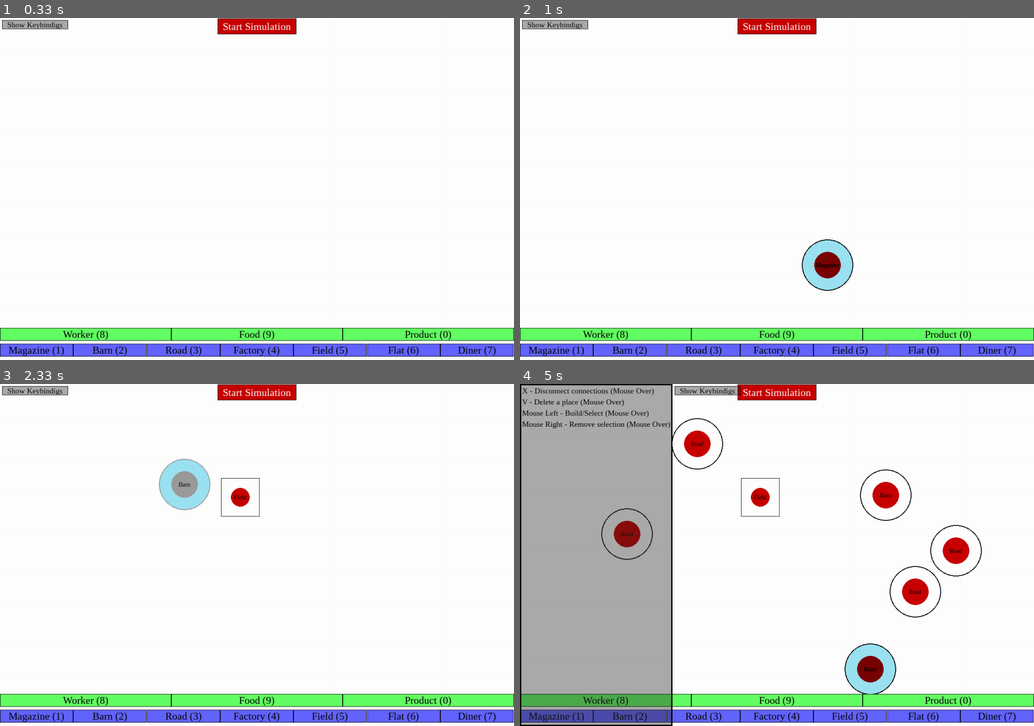
Above: before the commit, frames 1-4 (two rows, left to right).
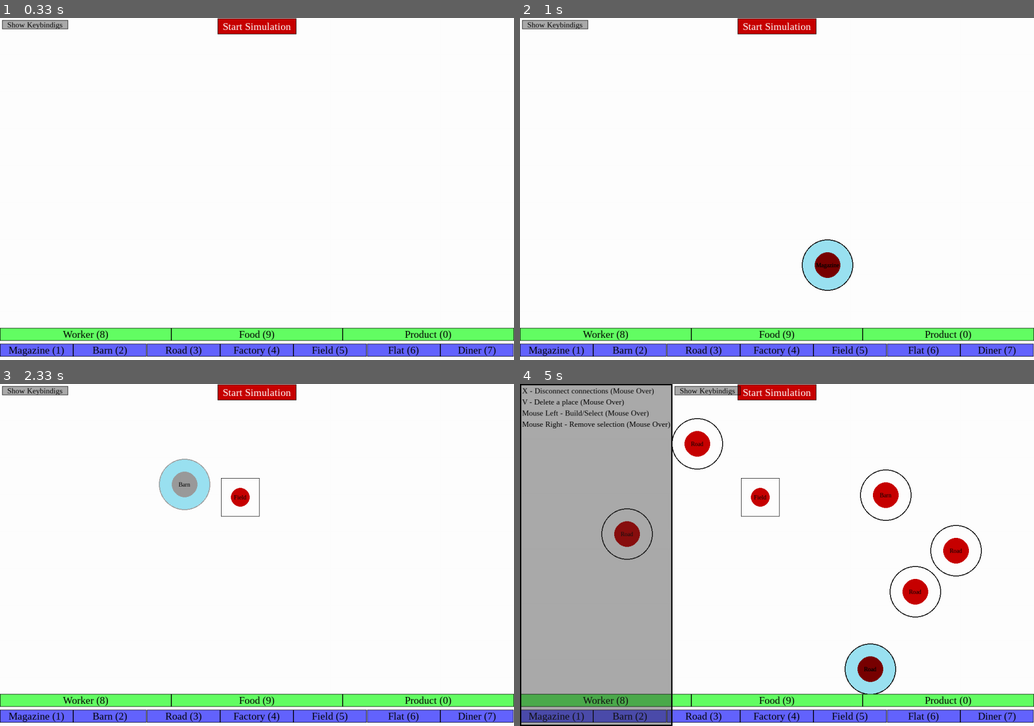
Above: after the commit, the same moments.

Repository: AvanaPY/SimSims
Game: pygame game, started from __main__.py
The game is run twice, just before and just after one commit, with the same random seed, the same clock (stepped at 60 frames per second) and the same inputs.
Inputs (mouse positions are in pixels of both pictures, inside the frame that each line leads up to):
- Up to frame 1 (0.33 s): no input
- Up to frame 2 (1 s): tap 1 at 0.33 s; click (828, 264) at 0.72 s
- Up to frame 3 (2.33 s): tap V at 1, 2.15 s; tap 5 at 1.33 s; click (241, 496) at 1.72 s; tap 2 at 2.07 s; click (185, 483) at 2.08 s
- Up to frame 4 (5 s): tap 2 at 2.37, 2.9 s; right-click (607, 589) at 2.55 s; click (884, 493) at 2.92 s; tap 3 at 2.98 s; click "Road" at 3.22 s; click (627, 534) at 3.55 s; click (915, 592) at 3.88 s; click (694, 445) at 4.22 s; click (956, 551) at 4.55 s; click (869, 667) at 4.88 s

Frame 1 is identical in both runs. In frame 2, less than 0.1% of the frame differs, in the area x 57-63%, y 68-77%; in frame 3, less than 0.1%; in frame 4, 0.3%, in the area x 18-88%, y 13-88%.

Commit message:
Moved fixed packages, commented all the code.

Diff:
--- a/__main__.py
+++ b/__main__.py
@@ -2,7 +2,7 @@
 os.environ['PYGAME_HIDE_SUPPORT_PROMPT'] = 'hide'
 
 
-from sim_assets import SimsSims
+from simsims import SimsSims
 
 
 DIMS = (1200, 800)
--- a/sim_assets/__init__.py
+++ b/sim_assets/__init__.py
@@ -1,11 +1,6 @@
-from .ui import UI
 from .map import Map
-
 from .places import Barn, Diner, Factory, Field, Flat, Magazine, Road, Container, Node, Place
 from .resource import Worker, Food, Product
 
-from .simsims import SimsSims
-
 from .ext import ncr, bernstein_poly, colour_linear_interpolation
-
 from .keybindings import bindings
--- a/sim_assets/keybindings.py
+++ b/sim_assets/keybindings.py
@@ -1,7 +1,9 @@
 import pygame
 
-
 class Keybindings:
+    """
+        Keybinding data for SimSims.
+    """
     def __init__(self):
         self.INTERACT = pygame.BUTTON_LEFT
         self.DESELECT = pygame.BUTTON_RIGHT
@@ -20,6 +22,9 @@
         self.SELECT_TYPE_PRODUCT  = pygame.K_0
 
     def name_of_key(self, key):
+        """
+            Returns a pygame key name for a key id
+        """
         m = {
             pygame.BUTTON_LEFT: 'Mouse Left',
             pygame.BUTTON_RIGHT: 'Mouse Right'
--- a/sim_assets/map.py
+++ b/sim_assets/map.py
@@ -29,6 +29,9 @@
         self._selected_place = None
 
     def select_building_at(self, x, y):
+        """
+            Selects a building that contains the point (x, y)
+        """
         place_at = self.get_place_at(x, y)
         if place_at:
             self._selected_place = place_at
@@ -52,18 +55,27 @@
         return place
 
     def disconnect_from_selection(self, x, y):
+        """
+            Disconnects the currently selected place from whichever place contains the point (x, y)
+        """
         if self._selected_place:
             place = self.get_place_at(x, y)
             if place:
                 self._selected_place.disconnect_place(place)
 
     def delete_place_at(self, x, y):
+        """
+            Fully deletes the place that contains the point (x, y), disconnects any connections to that place
+        """
         place = self.get_place_at(x, y)
         if place:
             place.disconnect_all_connections()
             self._places.remove(place)
 
     def can_build(self):
+        """
+            Returns a boolean if any buildable type or place is selected.
+        """
         return self._selected_build_type or self._selected_place or self._selected_resource_type
 
     def build(self, x, y):
@@ -139,4 +151,3 @@
             walked += math.dist(b_points[i], b_points[i + 1])
             col = colour_linear_interpolation(start_col, end_col, walked / length)
             pygame.draw.line(surface, col, b_points[i], b_points[i + 1], 3)
-#        pygame.draw.lines(surface, colour_linear_interpolation(), False, b_points, 3)
--- a/sim_assets/places.py
+++ b/sim_assets/places.py
@@ -23,14 +23,23 @@
         return self._position
 
     def uses(self, t):
+        """
+            Returns a boolean if this place uses a type.
+        """
         return t in self._uses
 
     def produces(self, t):
+        """
+            Returns a boolean if this place produces a type.
+        """
         if self._produces:
             return t in self._produces
         return False
 
     def has_required_connections(self):
+        """
+            Returns a boolean if this place has the required connections to operate properly.
+        """
         for t in self._uses:
             uses = False
             for place in self._ingoing_connections:
@@ -48,15 +57,24 @@
         return True
 
     def point_in_place(self, x, y):
+        """
+            Returns if this place contains the point (x, y). This is a virtual method.
+        """
         return False
 
     def set_position(self, pos):
+        """
+            Sets the position, keep in mind that the place is then centered on the position.
+        """
         x, y = pos
         w, h = self.dims()
         pos = x - w / 2, y - h / 2
         self._position = pos
 
     def dims(self):
+        """
+            Returns a tuple containing the width and the height of the place.
+        """
         return 0, 0
 
     def blit(self):
@@ -79,6 +97,13 @@
 
     ## SimSims
     def _count_resources(self, types):
+        """
+            Counts each resource in types. Types can be of type Resource or a list of Resource types.
+
+            If it's a list, it returns an identical list of counted types.
+
+            If it's a type, it returns a list of size 1.
+        """
         if isinstance(types, (list, tuple)):
             ret = []
             for t in types:
@@ -110,6 +135,9 @@
             self._outgoing_connections.append(place)
 
     def disconnect_place(self, place):
+        """
+            Fully disconnects this place from another place.
+        """
         if place in self._ingoing_connections:
             self._ingoing_connections.remove(place)
             place.disconnect_place(self)
@@ -118,6 +146,9 @@
             place.disconnect_place(self)
 
     def disconnect_all_connections(self):
+        """
+            Fully disconnects this place from all places it is connected to, both ingoing and outgoing connections.
+        """
         for place in self._ingoing_connections[:] + self._outgoing_connections[:]:
             place.disconnect_place(self)
 
@@ -128,6 +159,9 @@
         return False
 
     def update(self):
+        """
+            Update loop, it's a virtual method.
+        """
         pass
 
 ####################
@@ -141,22 +175,29 @@
         self._border = border
 
     def blit(self):
+        # Create a surface
         surface = pygame.Surface(self._dims, pygame.SRCALPHA).convert_alpha()
         surface.fill(self._background)
         pygame.draw.rect(surface, (self._border), pygame.Rect(0, 0, self._dims[0], self._dims[1]), 1)
 
+        # If we have all necessary connections we want to indicate this with a green circle inside the form
+        # Else we want to indicate we are missing important connections by drawing a red circle inside the form
+        # The radius of this circle will be half of the original circle.
         x, y = self._dims[0] // 2, self._dims[1] // 2
         has_connections_colour = (0, 200, 0) if self.has_required_connections() else (200, 0, 0)
         pygame.draw.circle(surface, has_connections_colour, (x, y), x // 2, 0)
 
+        # Simply render them in a grid-like manner starting from the top-left
         offset = 5
         x, y = 0, 0
         for resource in self._resources:
             blit = resource.blit()
             w, h = blit.get_size()
+            # If we reach the right edge, increase y and reset x
             if x + w > self._dims[0]:
                 y += h + offset
                 x = 0
+            # If we reach the bottom, simply exit the loop, rendering any more resources would be a waste of time and would look bad
             elif y + h > self._dims[1]:
                 break
             surface.blit(blit, (x + w / 2, y + h / 2))
@@ -176,13 +217,13 @@
     def update(self):
         if not self._working:
             if self.get_resources():
-                thread = threading.Thread(target=self.use_resources)
+                thread = threading.Thread(target=self.use_resources, args=(0.1, ))
                 thread.setDaemon(True)
                 thread.start()
 
     def get_resources(self):
         return False
-    def use_resources(self):
+    def use_resources(self, delay=1):
         pass
     def deliver_resource(self, r):
         for place in self._outgoing_connections:
@@ -192,13 +233,13 @@
         return False
 
 class Factory(Node):
+    VIABILITY_DIFF = 0.1
+    CHANCE_OF_ACCIDENT = 0.05
     def __init__(self):
         super().__init__('Factory', (Worker,), (Worker, Product,))
-        self._viability_diff = 0.1
-        self._chance_of_accident = 0.05
 
     def random_accident(self):
-        return random.random() < self._chance_of_accident
+        return random.random() < self.CHANCE_OF_ACCIDENT
 
     def use_resources(self, delay=2):
         self._working = True
@@ -214,7 +255,7 @@
             if t == Product:
                 self.deliver_resource(resource)
             elif t == Worker:
-                if self.random_accident() or resource.damage(self._viability_diff):
+                if self.random_accident() or resource.damage(self.VIABILITY_DIFF):
                     self._resources.remove(resource)
                 else:
                     self.deliver_resource(resource)
@@ -236,12 +277,12 @@
         return False
 
 class Field(Node):
+    CHANCE_OF_ACCIDENT = 0.05
     def __init__(self):
         super().__init__('Field', (Worker,), (Worker, Food,))
-        self._chance_of_accident = 0.05
 
     def random_accident(self):
-        return random.random() < self._chance_of_accident
+        return random.random() < self.CHANCE_OF_ACCIDENT
 
     def use_resources(self, delay=1):
         self._working = True
@@ -278,6 +319,7 @@
         return False
 
 class Flat(Node):
+    VIABILITY_INCREASE = 0.1
     def __init__(self):
         super().__init__('Flat', (Worker, Product), (Worker, ))
 
@@ -291,7 +333,7 @@
         else:
             for resource in self._resources[:]:
                 if type(resource) == Worker:
-                    resource.restore_viability()
+                    resource.add_viability(self.VIABILITY_INCREASE)
         for resource in self._resources:
             if type(resource) == Product:
                 self._resources.remove(resource)
@@ -324,16 +366,17 @@
         return False
 
 class Diner(Node):
+    MAX_VIABILITY_INCREASE = 0.3
+    MIN_VIABILITY_INCREASE = 0.1
+    FOOD_POISON_CHANCE = 0.2
+    FOOD_POISON_FACTOR = -0.2
     def __init__(self):
         super().__init__('Diner', (Worker, Food), (Worker, ))
-        self._max_viability_increase = 0.3
-        self._min_viability_increase = 0.1
-        self._food_poison_chance = 0.2
-        self._food_poison_factor = -0.2
 
     @property
     def viability(self):
-        return (self._food_poison_factor if random.random() < self._food_poison_chance else 1) * random.uniform(self._min_viability_increase, self._max_viability_increase)
+        return (self.FOOD_POISON_FACTOR if random.random() < self.FOOD_POISON_CHANCE else 1) * random.uniform(self.MIN_VIABILITY_INCREASE, self.MAX_VIABILITY_INCREASE)
+
     def use_resources(self, delay=1):
         self._working = True
 
@@ -387,35 +430,56 @@
         return self._dims
 
     def blit(self):
+        # Create a surface, get the midpoint
         surface = pygame.Surface(self._dims, pygame.SRCALPHA).convert_alpha()
         x, y = (self._dims[0] // 2, self._dims[1] // 2)
+
+        # Render two circles of slightly different radi to create a circle with an outline.
         pygame.draw.circle(surface, self._background, (x, y), self._radius-2, 0)
         pygame.draw.circle(surface, self._border, (x, y), self._radius, 2)
 
         x, y = self._dims[0] // 2, self._dims[1] // 2
+
+        # If we have all necessary connections we want to indicate this with a green circle inside the form
+        # Else we want to indicate we are missing important connections by drawing a red circle inside the form
+        # The radius of this circle will be half of the original circle.
         has_connections_colour = (0, 200, 0) if self.has_required_connections() else (200, 0, 0)
-        pygame.draw.circle(surface, has_connections_colour, (x, y), x // 2, 0)
-
-        max_resources_per_round = 25
-        resources_to_render = self._resources[:]  # Copy the array
-        round_count = 1
-        while len(resources_to_render) > 0:
-            r = self._radius * (1 - 0.2 * round_count)
-            angle = -math.pi / 2.
-            angle_delta = 2 * math.pi / min(len(resources_to_render), max_resources_per_round)
-            for resource in resources_to_render[:max_resources_per_round]:
-                x, y = math.cos(angle) * r + self._dims[0] / 2, math.sin(angle) * r + self._dims[1] / 2
-                blit = resource.blit()
-                w, h = blit.get_size()
-                surface.blit(blit, (x - w / 2, y - h / 2))
-                resources_to_render.remove(resource)
-                angle += angle_delta
-            round_count += 1
-
+        pygame.draw.circle(surface, has_connections_colour, (x, y), self._radius // 2, 0)
+
+        # We're going to render them in a circle
+        # So we want a maximum amount of resources to render per "loop" inside the circle
+        max_resources_per_loop = 10
+
+        # Manage how many loops around the circle we have done
+        loop_counter = 1
+        loop_radius_diff = 0.2
+        r = self._radius * (1 - loop_radius_diff * loop_counter)
+
+        # We have to keep track of the angle we are at and increase it by a percentage of a full circle
+        angle = 0
+        angle_offset = -math.pi / 2
+        angle_delta = 2 * math.pi / max_resources_per_loop
+
+        for resource in self._resources:
+            # Compute the x-y coordinate and offset it so it's from the center of the circle
+            x, y = math.cos(angle + angle_offset) * r + self._dims[0] / 2, math.sin(angle + angle_offset) * r + self._dims[1] / 2
+
+            # Get the resource's blit and dimensions
+            blit = resource.blit()
+            w, h = blit.get_size()
+
+            # Blit it, increase the angle
+            surface.blit(blit, (x - w / 2, y - h / 2))
+            angle += angle_delta
+
+            # If we have gone a whole loop, reset angle, increase the loop counter and recalculate the radius
+            if angle > math.pi * 2:
+                loop_counter += 1
+                r = self._radius * (1 - loop_radius_diff * loop_counter)
+                angle = 0
         return surface
 
     def point_in_place(self, x, y):
-
         sx, sy = self.position
         w, h = self._dims
         if x < sx or x > sx + w or y < sy or y > sy + h:
@@ -449,6 +513,7 @@
             self._resources.append(r)
             return True
         return False
+
 class Road(Container):
     def __init__(self):
         super().__init__('Road', (Worker,), (Worker,))
--- a/sim_assets/pygame_assets/__init__.py
+++ /dev/null
@@ -1,2 +0,0 @@
-from .button import Button
-from .panel import Panel
--- a/sim_assets/resource.py
+++ b/sim_assets/resource.py
@@ -8,28 +8,50 @@
     def name(self):
         return self._name
     def blit(self):
+        """
+            Returns a blit which is coloured based on the sub-classe's choice of colour.
+        """
         surface = pygame.Surface(self._dims)
         surface.fill(self._colour)
         return surface
+
 class Worker(Resource):
+    """
+        Worker class, indicated with the colour black.
+    """
     def __init__(self):
         super().__init__('Worker', (0, 0, 0))
         self._viability = 1
 
     def restore_viability(self, viability=1):
+        """
+            Restores the worker's viability to a value. Might become useful?
+        """
         self._viability = viability
 
     def add_viability(self, viability):
+        """
+            Adds a value to the worker's viability.
+        """
         self._viability += viability
 
     def damage(self, viability):
+        """
+            Subtracts a value from the worker's viability.
+        """
         self._viability -= viability
         return self._viability <= 0
 
 class Food(Resource):
+    """
+        Food class, indicated with the colour Green.
+    """
     def __init__(self):
         super().__init__('Food', (0, 255, 0))
 
 class Product(Resource):
+    """
+        Product class, indicated with the colour Red.
+    """
     def __init__(self):
         super().__init__('Product', (255, 0, 0))
--- a/sim_assets/simsims.py
+++ b/simsims.py
@@ -1,6 +1,5 @@
 import sys
 import pygame
-from .keybindings import bindings as keybindings
 
 APPLICATION_NAME = 'SimsSims'
 BACKGROUND_COLOUR = (255, 255, 255)
@@ -10,12 +9,11 @@
 
 import threading
 
-from .pygame_assets import Button
-from .pygame_assets import Panel
-from . import Place, Node, Magazine, Barn, Road, Factory, Field, Flat, Diner
-from . import Worker, Food, Product
-from . import Map
-from . import UI
+from sim_assets import bindings as keybindings
+from ui_assets import UI, Panel, Button
+from sim_assets import Place, Node, Magazine, Barn, Road, Factory, Field, Flat, Diner
+from sim_assets import Worker, Food, Product
+from sim_assets import Map
 
 class SimsSims:
     def __init__(self, dims, framerate=60):
@@ -154,6 +152,9 @@
             self._map.deselect_selections()
 
     def handle_keyboard_input(self, mouse_x, mouse_y, button):
+        """
+            Handles keyboard input.
+        """
         if button == keybindings.DISCONNECT_PLACE_CONNECTIONS:
             self.disconnect_connection(mouse_x, mouse_y)
         elif button == keybindings.DELETE_PLACE:
@@ -164,9 +165,15 @@
                     btn.call()
 
     def disconnect_connection(self, mouse_x, mouse_y):
+        """
+            Wrapper for Map.disconnect_from_selection
+        """
         self._map.disconnect_from_selection(mouse_x, mouse_y)
 
     def delete_place_at(self, mouse_x, mouse_y):
+        """
+            Wrapper for Map.delete_place_at
+        """
         self._map.delete_place_at(mouse_x, mouse_y)
 
     def exit(self):
@@ -182,6 +189,7 @@
         self._window.fill(BACKGROUND_COLOUR)
         self._window.blit(self._map.blit(self._dims, self._places_name_font), (0, 0))
 
+        # Renders the preview of what is about to be built if possible
         build_preview, text = self._map.selected_build_preview()
         if build_preview:
             w, h = build_preview.get_size()
@@ -192,6 +200,7 @@
             tw, th = text_blit.get_size()
             self._window.blit(text_blit, (mx - tw / 2, my - th / 2))
 
+        # Render all the UI elements
         for ui_element in self._ui:
             if not ui_element.hidden:
                 self._window.blit(ui_element.blit, ui_element.position)
--- /dev/null
+++ b/ui_assets/__init__.py
@@ -0,0 +1,3 @@
+from .button import Button
+from .panel import Panel
+from .ui import UI
--- a/sim_assets/pygame_assets/button.py
+++ b/ui_assets/button.py
@@ -1,6 +1,9 @@
 import pygame
 
 class Button:
+    """
+        A button
+    """
     def __init__(self, text: str, font: pygame.font.Font,
                 position: tuple, dims: tuple, func, args: list = None, keybinding=None,
                 text_aa=True, text_colour: tuple = (255, 255, 255),
@@ -54,14 +57,26 @@
         return self._keybinding
 
     def move(self, dx, dy):
+        """
+            Moves the button in both axis.
+        """
         self._position = self.position[0] + dx, self.position[1] + dy
 
     def hide(self):
+        """
+            Hides the button.
+        """
         self._hidden = True
     def unhide(self):
+        """
+            Unhides the button.
+        """
         self._hidden = False
 
     def point_in_button(self, x, y):
+        """
+            Returns a boolean if a point (x, y) is contained inside the button, useful for checking if it's about to be clicked.
+        """
         if self._hidden:
             return False
         if x < self._position[0] or x > self._position[0] + self._dims[0] or y < self._position[1] or y > self._position[1] + self._dims[1]:
@@ -69,6 +84,9 @@
         return True
 
     def call(self):
+        """
+            Method that clals the button's function.
+        """
         if self._args:
             self._func(*self._args)
         else:
--- a/sim_assets/pygame_assets/panel.py
+++ b/ui_assets/panel.py
@@ -1,6 +1,9 @@
 import pygame
 
 class Panel:
+    """
+        A panel that can contain things.
+    """
     def __init__(self, position: tuple, dims: tuple, background_colour: tuple = (40, 40, 40, 100), border_colour: tuple = (0, 0, 0), border_width: int = 3,
                 content_offset=5):
         self._content = []
@@ -35,12 +38,18 @@
     def hidden(self):
         return self._hidden
 
-    def add_text(self, text, font : pygame.font.Font, colour=(0, 0, 0)):
+    def add_text(self, text, font: pygame.font.Font, colour=(0, 0, 0)):
+        """
+            Adds text as content.
+        """
         content = font.render(text, True, colour)
         self._content.append(content)
         self._redraw()
 
     def _redraw(self):
+        """
+            Redraws the blit.
+        """
         self._calculate_width()
         self._blit = pygame.Surface(self._dims, pygame.SRCALPHA, 32).convert_alpha()
         self._blit.fill(self._background_colour)
@@ -52,14 +61,26 @@
             y += cont.get_height() + self._content_offset
 
     def _calculate_width(self):
+        """
+            Calculates the maximum width in the content and assigns it to the dimensionality of the panel.
+        """
         if self._content:
             w = max([self._dims[0]] + [cont.get_width() + self._content_offset * 2 for cont in self._content])
             self._dims = w, self._dims[1]
 
     def move(self, dx, dy):
+        """
+            Moves the panel in both axis.
+        """
         self._position = self.position[0] + dx, self.position[1] + dy
 
     def hide(self):
+        """
+            Hides the panel.
+        """
         self._hidden = True
     def unhide(self):
+        """
+            Unhides the panel.
+        """
         self._hidden = False
--- a/sim_assets/ui.py
+++ b/ui_assets/ui.py
@@ -11,6 +11,9 @@
         return self.Iterator(self._buttons)
 
     def add_panel(self, panel):
+        """
+            Adds a panel to the UI.
+        """
         self._panels.append(panel)
 
     def add_button(self, btn):
@@ -20,6 +23,9 @@
         self._buttons.append(btn)
 
     class Iterator:
+        """
+            An iterator subclass for improved multithreading if necessary.
+        """
         def __init__(self, data):
             self.data = data
             self.n = len(data)
